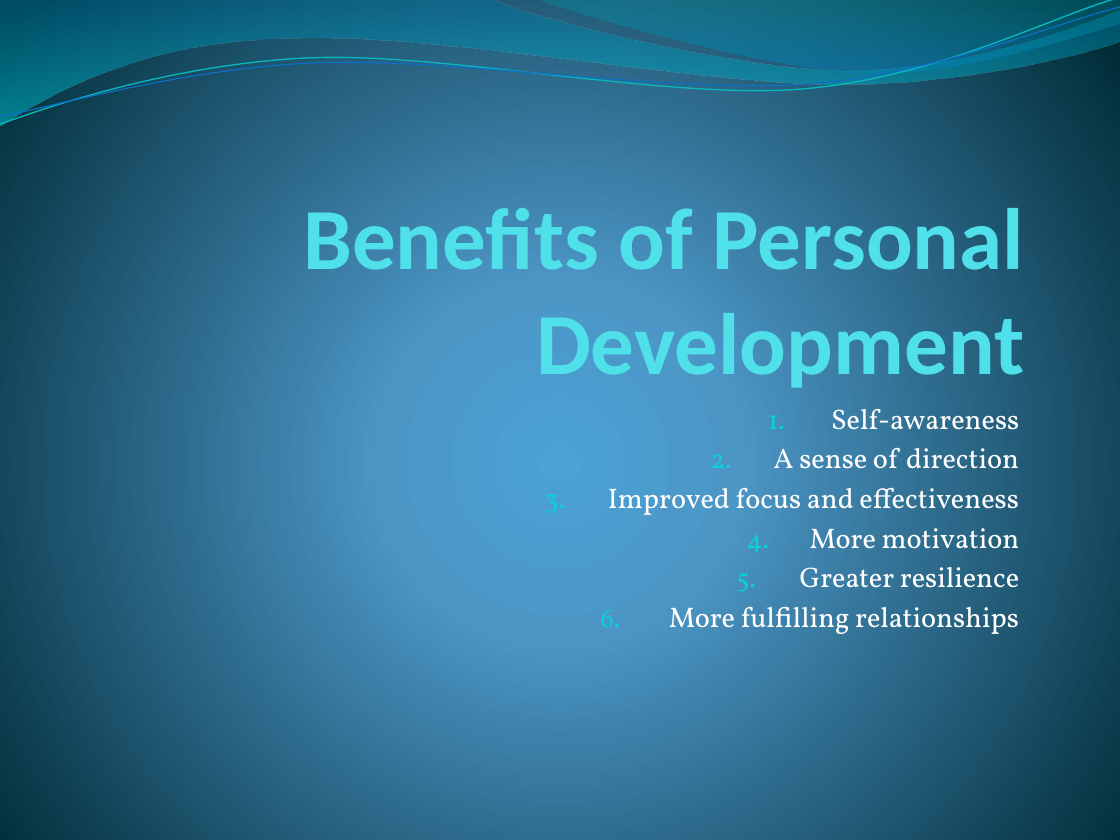
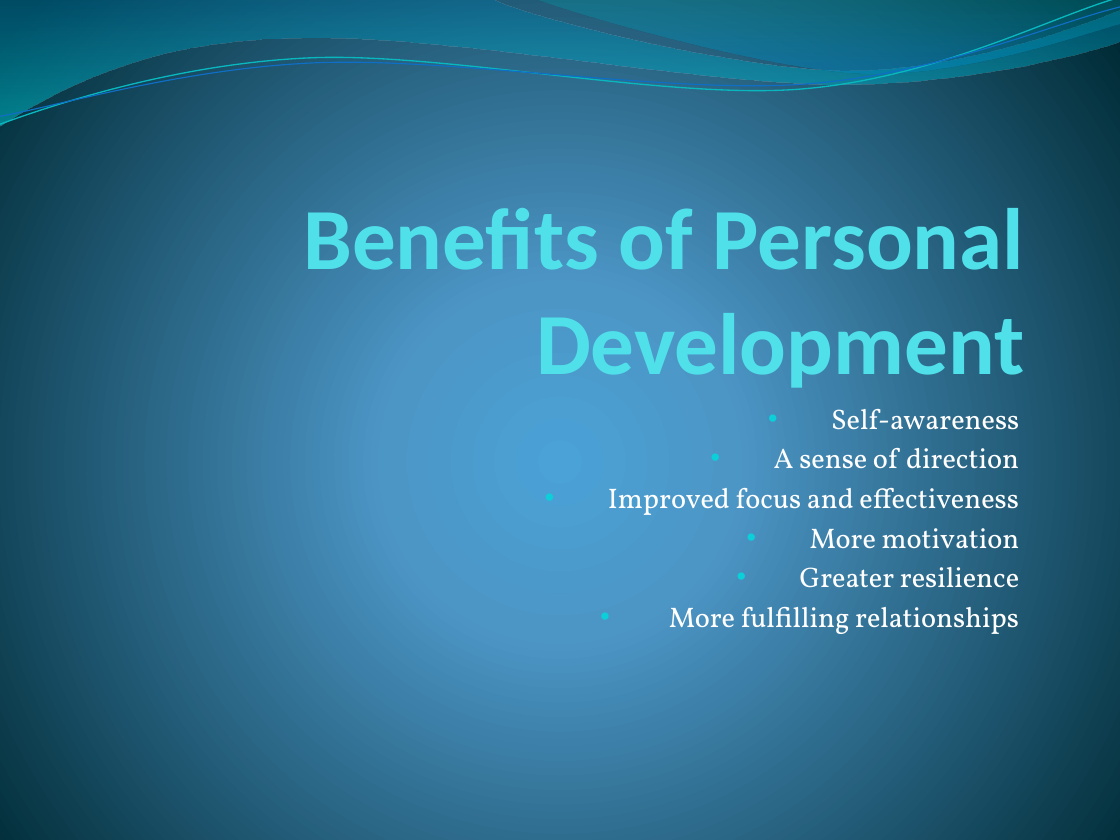
Before and after one commit to CrazeeIvan/ICT_P-PDev, a slide deck: slide 2 of Personal.pptx. Drawn at 1120x840 pixels with LibreOffice and Linux fonts; fonts in the diff are those of the drawing. Boxes give left, top, right and bottom in pixels: in the first picture for what was removed or moved away, otherwise in the second. Text is boxed around its words. In the diff, an @@ line names an element or a change of style, - is before the commit and + after.

```diff
--- a/Personal.pptx
+++ b/Personal.pptx
@@ subtitle "Self-awareness" at [608, 409, 1020, 634]: bullet 1. to • @@
```
Also in this commit, not shown: 4 other slides changed, 4 slides added, 3 slides removed.
